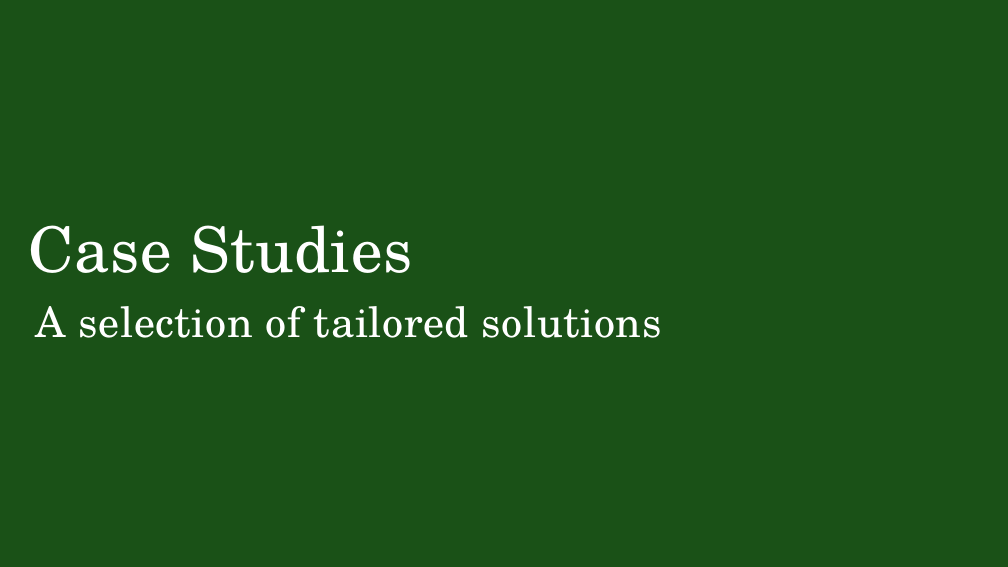
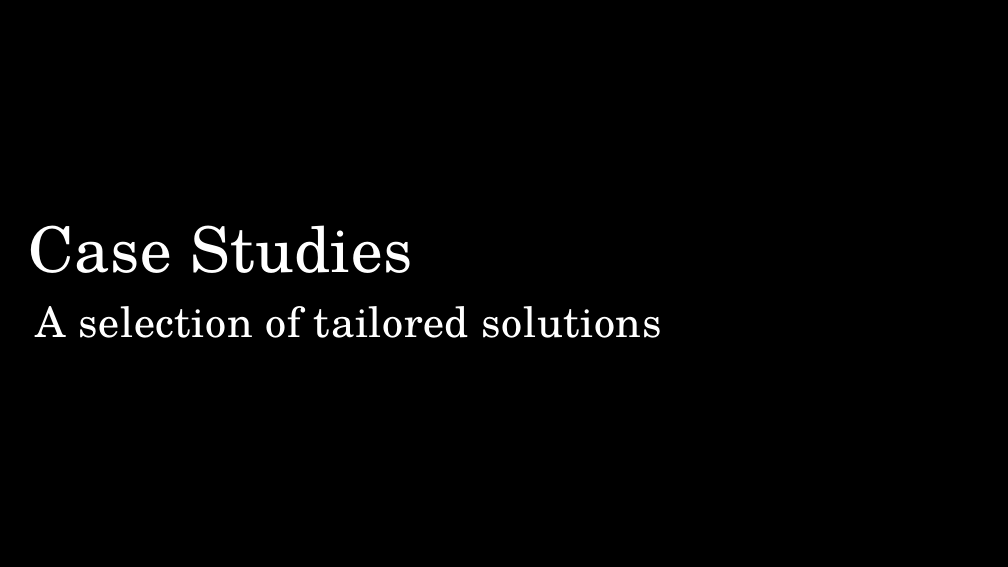
Before and after one commit to Tooblippe/tooblippe.github.io, a slide deck: slide 1 of assets/presentation-elements.pptx. Drawn at 1008x567 pixels with LibreOffice and Linux fonts; fonts in the diff are those of the drawing. Boxes give left, top, right and bottom in pixels: in the first picture for what was removed or moved away, otherwise in the second. Text is boxed around its words. In the diff, an @@ line names an element or a change of style, - is before the commit and + after.

```diff
--- a/assets/presentation-elements.pptx
+++ b/assets/presentation-elements.pptx
@@ background #1A5117 to #000000 @@
```
Also in this commit, not shown: 4 other slides changed, 3 slides added, 1 slide removed, 9 other files.
